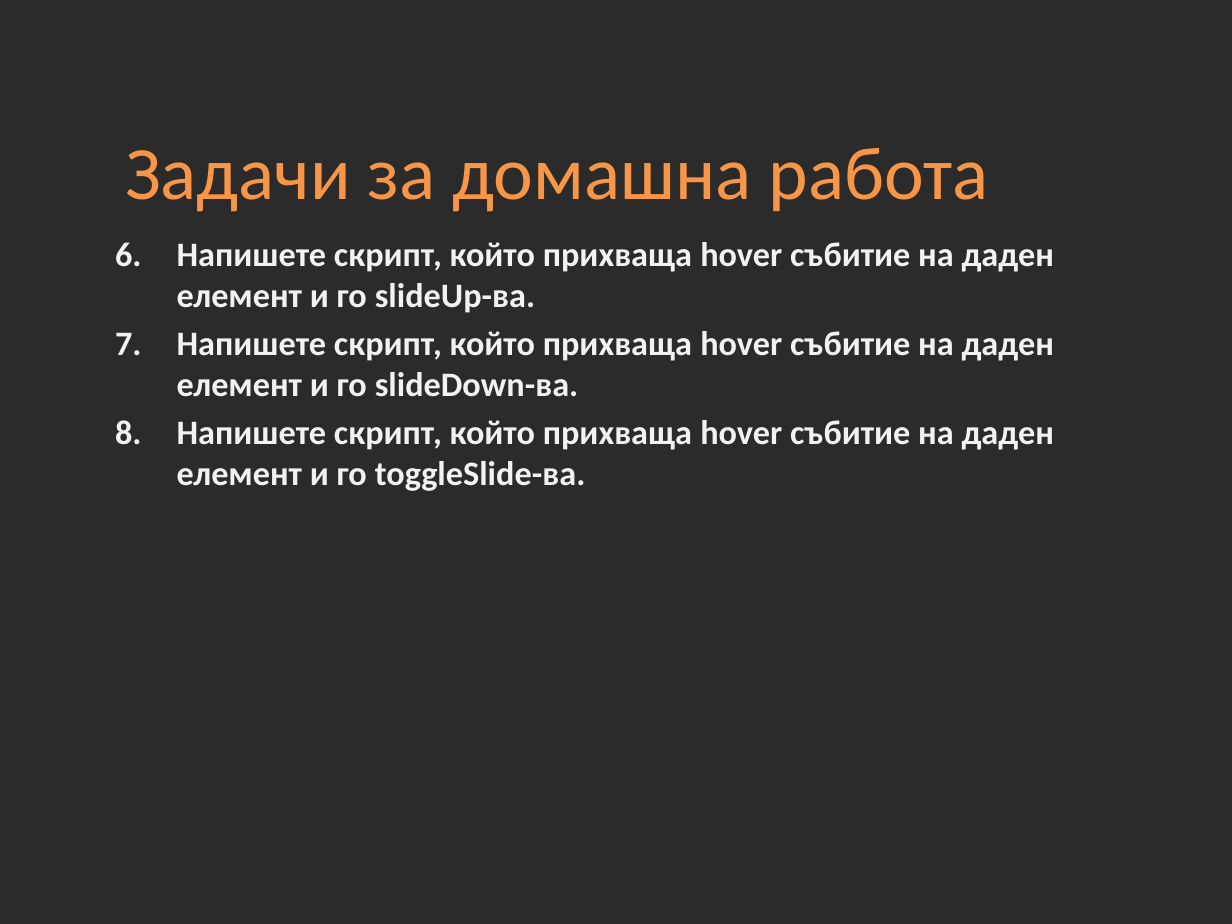
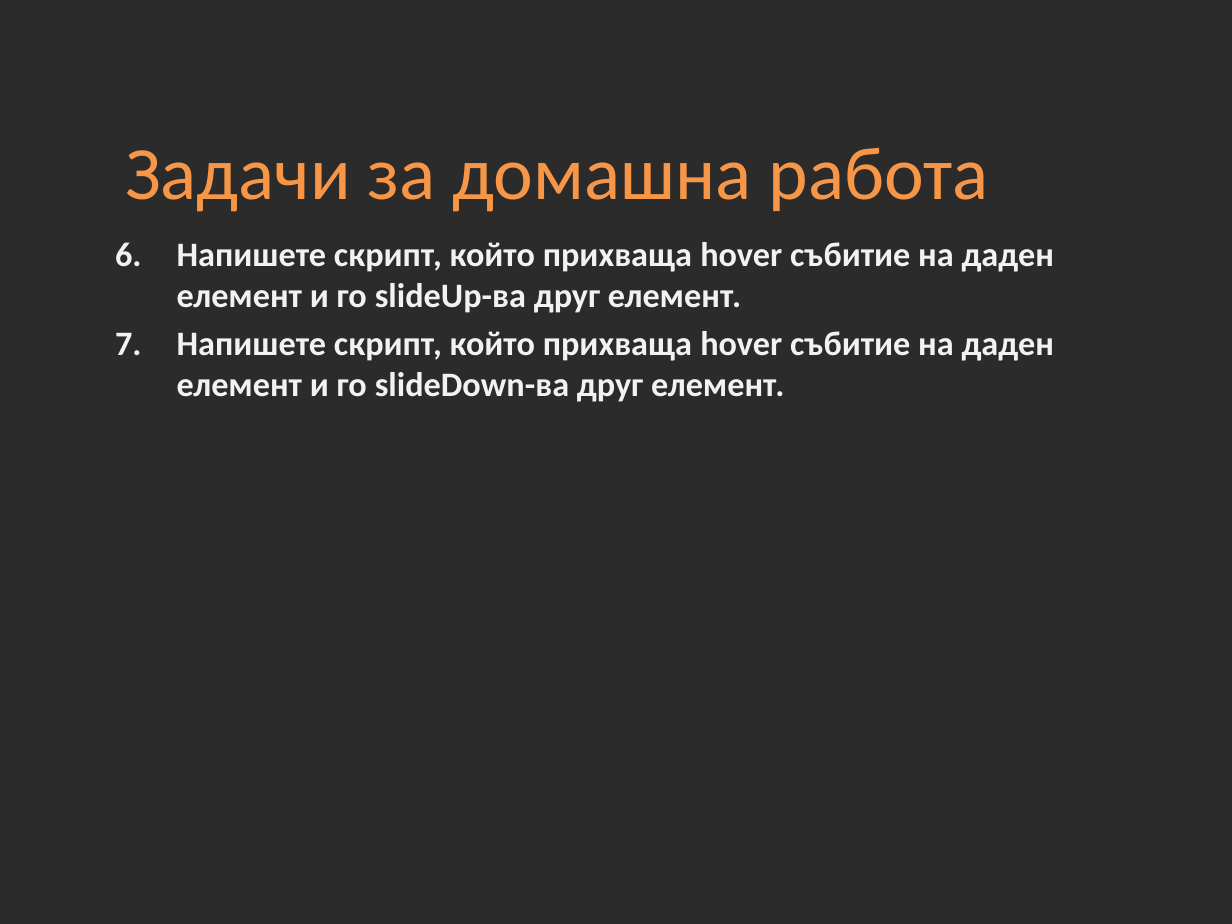
Before and after one commit to Academy-Soft-Intellect/Front-End-Course, a slide deck: slide 29 of 13-jQuery/13-jQuery.pptx. Drawn at 1232x924 pixels with LibreOffice and Linux fonts; fonts in the diff are those of the drawing; background and template pictures are left out; a plain dark background stands for a picture behind light text. Boxes give left, top, right and bottom in pixels: in the first picture for what was removed or moved away, otherwise in the second. Text is boxed around its words. In the diff, an @@ line names an element or a change of style, - is before the commit and + after.

```diff
--- a/13-jQuery/13-jQuery.pptx
+++ b/13-jQuery/13-jQuery.pptx
@@ text at (x1=177, y1=242, x2=1054, y2=402): text changed @@
-6. Напишете скрипт, който прихваща hover събитие на даден елемент и го slideUp-ва.
-7. Напишете скрипт, който прихваща hover събитие на даден елемент и го slideDown-ва.
-8. Напишете скрипт, който прихваща hover събитие на даден елемент и го toggleSlide-ва.
+6. Напишете скрипт, който прихваща hover събитие на даден елемент и го slideUp-ва друг елемент.
+7. Напишете скрипт, който прихваща hover събитие на даден елемент и го slideDown-ва друг елемент.
```
Also in this commit, not shown: 1 other slide changed, 5 other files.
